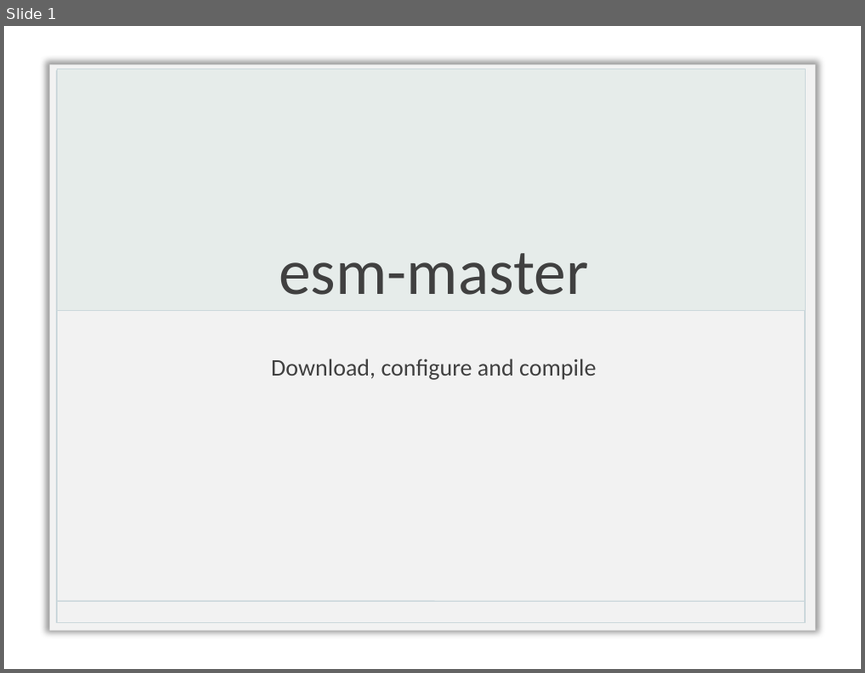
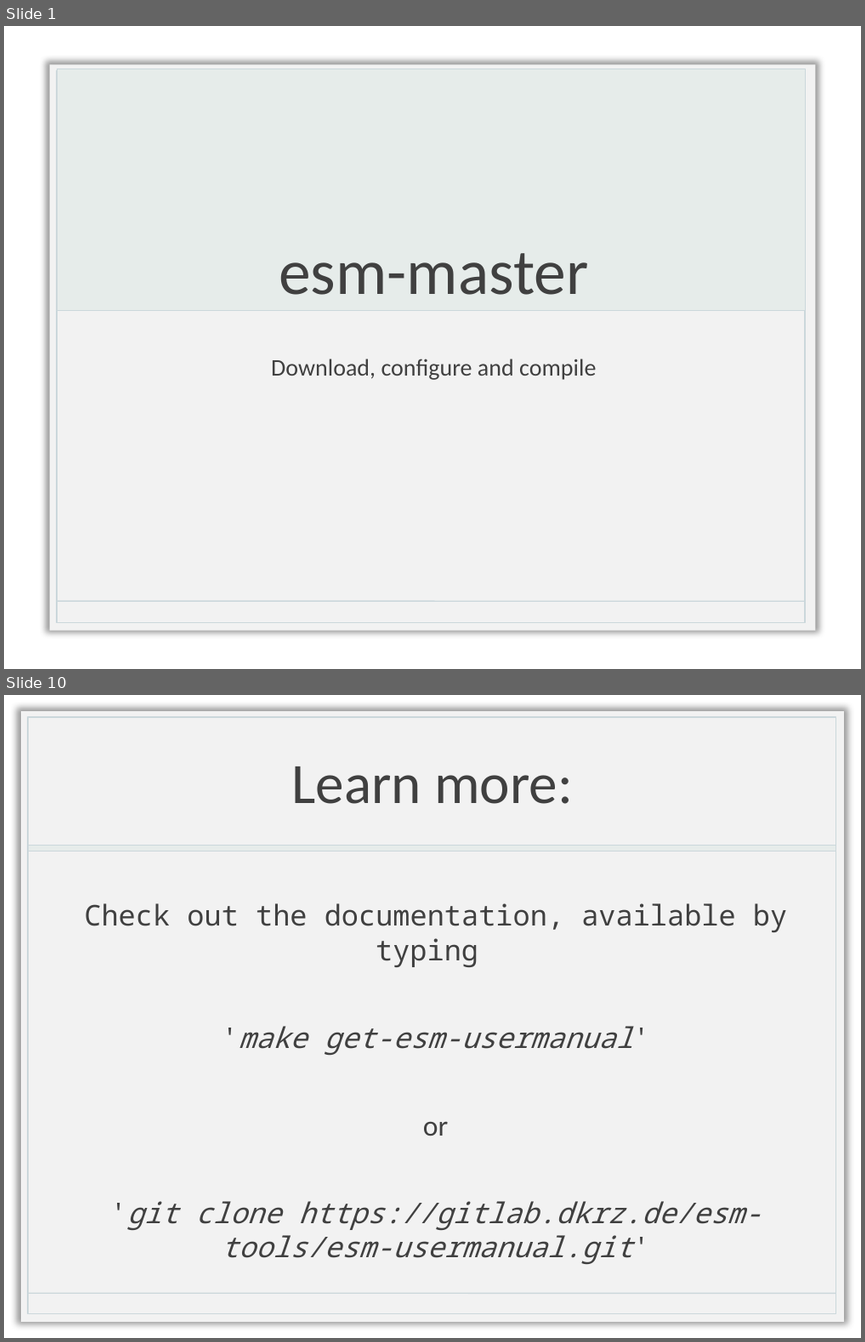
Before and after one commit to esm-tools/esm_workshop, a slide deck: esm-master.pptx. Shown one above the other, each under a label of ours: slide 1 before the commit, slides 1 and 10 after it; the slides between them are not shown. The pictures are 865x673 and 865x1342 pixels, drawn with LibreOffice and Linux fonts; fonts in the diff are those of the drawing; background and template pictures are left out. Boxes give left, top, right and bottom in pixels: in the first picture for what was removed or moved away, otherwise in the second. Text is boxed around its words. In the diff, an @@ line names an element or a change of style, - is before the commit and + after.

```diff
--- a/esm-master.pptx
+++ b/esm-master.pptx
@@ slide 10 added at [4,695,861,1338], background picture (left out) @@
@@ title added at [292,766,573,804], 48 pt, text #404040 @@
+Learn more:
@@ group added at [21,711,844,1321]: 3 rectangles, 1 line @@
@@ text added at [84,903,787,1264], 24 pt, text #404040, italic @@
+Check out the documentation, available by typing
+'make get-esm-usermanual'
+or
+'git clone https://gitlab.dkrz.de/esm-tools/esm-usermanual.git'
```
Also in this commit, not shown: 1 slide changed, 8 other slides added, 3 other files.
